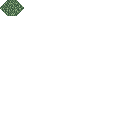
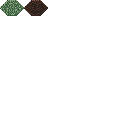
Layered file, before and after one edit (128×128). Changes by layer:
added layer "border" above "texture.png" over [0, 0, 48, 16]
painted on "texture.png" over [24, 0, 48, 16]
